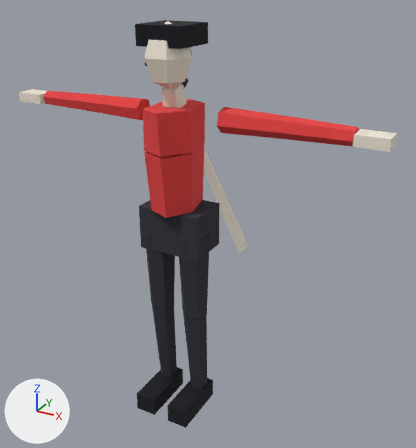
The glTF model packages/client/public/models/atacador.glb: old version first, new version second.
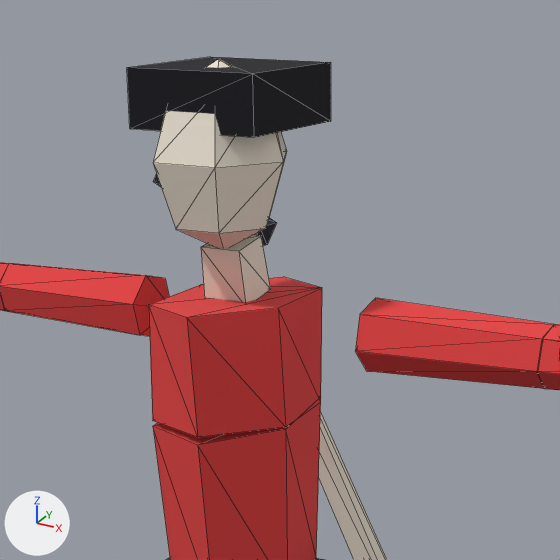
Each version is shown whole from a camera (50 mm lens) standing at (1.206, -1.913, 1.918) and looking at (0.099, 0.102, 0.911), then close up on the part from 21% to 70% of the width and 0% to 45% of the height. Every picture has the same lights, and +X, +Y and +Z are marked at lower left. The first two pictures are the older version. The close-ups show mesh edges as thin lines. Vertices at exactly the same position are counted once.

Objects in the first close-up: 'atacador.001'.
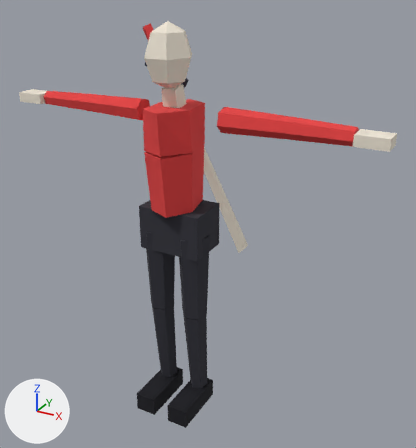
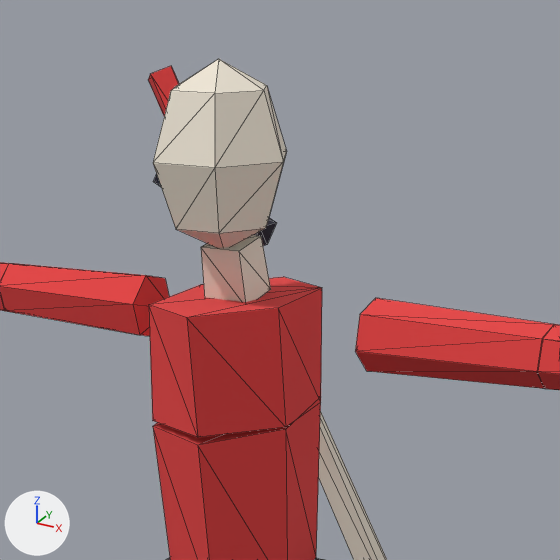
Pixel boxes [x1, y1, x2, y2] of what changed, in the close-ups (560 x 560 px):
'atacador.001', reshaped: before [0, 57, 560, 560]; after [0, 59, 560, 560]
part 1 of me_atacador, deleted: before [127, 57, 331, 137]

The change in detail:
me_atacador is used by ob_atacador_001; location (0.0, 0.0, 0.0).
me_atacador had 223 vertices, 356 faces and spanned x -0.84..0.84, y -0.17..0.24, z 0.01..1.75.
me_atacador now has 215 vertices, 344 faces and spans x -0.84..0.84, y -0.17..0.24, z 0.01..1.75.
me_atacador part 1: the loose piece of 8 vertices spanning x -0.1..0.1, y -0.1..0.11, z 1.66..1.74 is deleted.
